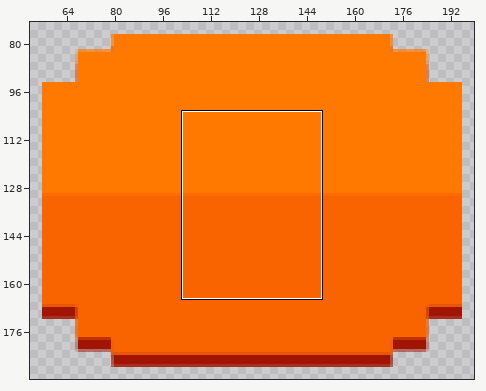
Two states of a sprite sheet, miniMancera/Support/Assets/assetSprites.xcassets/ReformaCrossing.spriteatlas/assetReformaCrossingStop5.imageset/assetReformaCrossingStop5@3x.png. The first picture is a wide view before the edit; the outline marks the close-up.
Close-up. Before the commit:
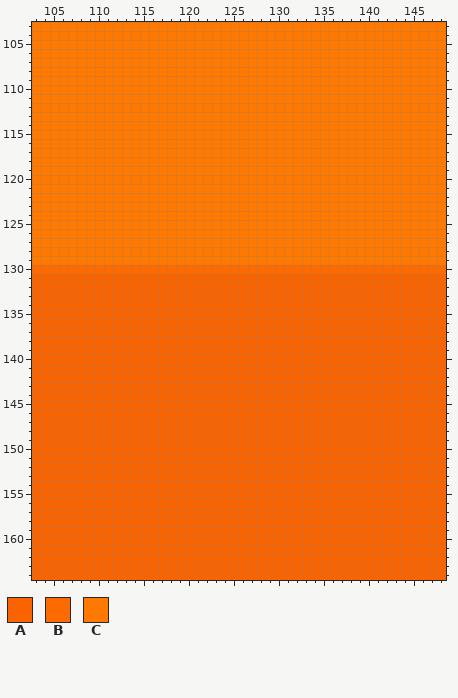
The file is 250x250 pixels. Pixels under 10% opacity are left out. Colours within 5 levels of each other are drawn and written as one. Shown: x 103..148, y 103..164. The wide view leaves out empty margins.
Palette (. is transparent): A #fa6400  B #fc6a00  C #ff7800
Pixels before (only the part around the change), first column x 106:
103 CCCCCCCCCCCCCCCCCCCCCCCCCCCCCCCCCCCCCCCCCCC
104 CCCCCCCCCCCCCCCCCCCCCCCCCCCCCCCCCCCCCCCCCCC
105 CCCCCCCCCCCCCCCCCCCCCCCCCCCCCCCCCCCCCCCCCCC
106 CCCCCCCCCCCCCCCCCCCCCCCCCCCCCCCCCCCCCCCCCCC
107 CCCCCCCCCCCCCCCCCCCCCCCCCCCCCCCCCCCCCCCCCCC
108 CCCCCCCCCCCCCCCCCCCCCCCCCCCCCCCCCCCCCCCCCCC
109 CCCCCCCCCCCCCCCCCCCCCCCCCCCCCCCCCCCCCCCCCCC
110 CCCCCCCCCCCCCCCCCCCCCCCCCCCCCCCCCCCCCCCCCCC
111 CCCCCCCCCCCCCCCCCCCCCCCCCCCCCCCCCCCCCCCCCCC
112 CCCCCCCCCCCCCCCCCCCCCCCCCCCCCCCCCCCCCCCCCCC
113 CCCCCCCCCCCCCCCCCCCCCCCCCCCCCCCCCCCCCCCCCCC
114 CCCCCCCCCCCCCCCCCCCCCCCCCCCCCCCCCCCCCCCCCCC
115 CCCCCCCCCCCCCCCCCCCCCCCCCCCCCCCCCCCCCCCCCCC
116 CCCCCCCCCCCCCCCCCCCCCCCCCCCCCCCCCCCCCCCCCCC
117 CCCCCCCCCCCCCCCCCCCCCCCCCCCCCCCCCCCCCCCCCCC
118 CCCCCCCCCCCCCCCCCCCCCCCCCCCCCCCCCCCCCCCCCCC
119 CCCCCCCCCCCCCCCCCCCCCCCCCCCCCCCCCCCCCCCCCCC
120 CCCCCCCCCCCCCCCCCCCCCCCCCCCCCCCCCCCCCCCCCCC
121 CCCCCCCCCCCCCCCCCCCCCCCCCCCCCCCCCCCCCCCCCCC
122 CCCCCCCCCCCCCCCCCCCCCCCCCCCCCCCCCCCCCCCCCCC
123 CCCCCCCCCCCCCCCCCCCCCCCCCCCCCCCCCCCCCCCCCCC
124 CCCCCCCCCCCCCCCCCCCCCCCCCCCCCCCCCCCCCCCCCCC
125 CCCCCCCCCCCCCCCCCCCCCCCCCCCCCCCCCCCCCCCCCCC
126 CCCCCCCCCCCCCCCCCCCCCCCCCCCCCCCCCCCCCCCCCCC
127 CCCCCCCCCCCCCCCCCCCCCCCCCCCCCCCCCCCCCCCCCCC
128 CCCCCCCCCCCCCCCCCCCCCCCCCCCCCCCCCCCCCCCCCCC
129 CCCCCCCCCCCCCCCCCCCCCCCCCCCCCCCCCCCCCCCCCCC
130 BBBBBBBBBBBBBBBBBBBBBBBBBBBBBBBBBBBBBBBBBBB
131 AAAAAAAAAAAAAAAAAAAAAAAAAAAAAAAAAAAAAAAAAAA
132 AAAAAAAAAAAAAAAAAAAAAAAAAAAAAAAAAAAAAAAAAAA
133 AAAAAAAAAAAAAAAAAAAAAAAAAAAAAAAAAAAAAAAAAAA
134 AAAAAAAAAAAAAAAAAAAAAAAAAAAAAAAAAAAAAAAAAAA
135 AAAAAAAAAAAAAAAAAAAAAAAAAAAAAAAAAAAAAAAAAAA
136 AAAAAAAAAAAAAAAAAAAAAAAAAAAAAAAAAAAAAAAAAAA
137 AAAAAAAAAAAAAAAAAAAAAAAAAAAAAAAAAAAAAAAAAAA
138 AAAAAAAAAAAAAAAAAAAAAAAAAAAAAAAAAAAAAAAAAAA
139 AAAAAAAAAAAAAAAAAAAAAAAAAAAAAAAAAAAAAAAAAAA
140 AAAAAAAAAAAAAAAAAAAAAAAAAAAAAAAAAAAAAAAAAAA
141 AAAAAAAAAAAAAAAAAAAAAAAAAAAAAAAAAAAAAAAAAAA
142 AAAAAAAAAAAAAAAAAAAAAAAAAAAAAAAAAAAAAAAAAAA
143 AAAAAAAAAAAAAAAAAAAAAAAAAAAAAAAAAAAAAAAAAAA
144 AAAAAAAAAAAAAAAAAAAAAAAAAAAAAAAAAAAAAAAAAAA
145 AAAAAAAAAAAAAAAAAAAAAAAAAAAAAAAAAAAAAAAAAAA
146 AAAAAAAAAAAAAAAAAAAAAAAAAAAAAAAAAAAAAAAAAAA
147 AAAAAAAAAAAAAAAAAAAAAAAAAAAAAAAAAAAAAAAAAAA
148 AAAAAAAAAAAAAAAAAAAAAAAAAAAAAAAAAAAAAAAAAAA
149 AAAAAAAAAAAAAAAAAAAAAAAAAAAAAAAAAAAAAAAAAAA
150 AAAAAAAAAAAAAAAAAAAAAAAAAAAAAAAAAAAAAAAAAAA
151 AAAAAAAAAAAAAAAAAAAAAAAAAAAAAAAAAAAAAAAAAAA
152 AAAAAAAAAAAAAAAAAAAAAAAAAAAAAAAAAAAAAAAAAAA
153 AAAAAAAAAAAAAAAAAAAAAAAAAAAAAAAAAAAAAAAAAAA
154 AAAAAAAAAAAAAAAAAAAAAAAAAAAAAAAAAAAAAAAAAAA
155 AAAAAAAAAAAAAAAAAAAAAAAAAAAAAAAAAAAAAAAAAAA
156 AAAAAAAAAAAAAAAAAAAAAAAAAAAAAAAAAAAAAAAAAAA
157 AAAAAAAAAAAAAAAAAAAAAAAAAAAAAAAAAAAAAAAAAAA
158 AAAAAAAAAAAAAAAAAAAAAAAAAAAAAAAAAAAAAAAAAAA
159 AAAAAAAAAAAAAAAAAAAAAAAAAAAAAAAAAAAAAAAAAAA
160 AAAAAAAAAAAAAAAAAAAAAAAAAAAAAAAAAAAAAAAAAAA
161 AAAAAAAAAAAAAAAAAAAAAAAAAAAAAAAAAAAAAAAAAAA
162 AAAAAAAAAAAAAAAAAAAAAAAAAAAAAAAAAAAAAAAAAAA
163 AAAAAAAAAAAAAAAAAAAAAAAAAAAAAAAAAAAAAAAAAAA
164 AAAAAAAAAAAAAAAAAAAAAAAAAAAAAAAAAAAAAAAAAAA
And afterwards:
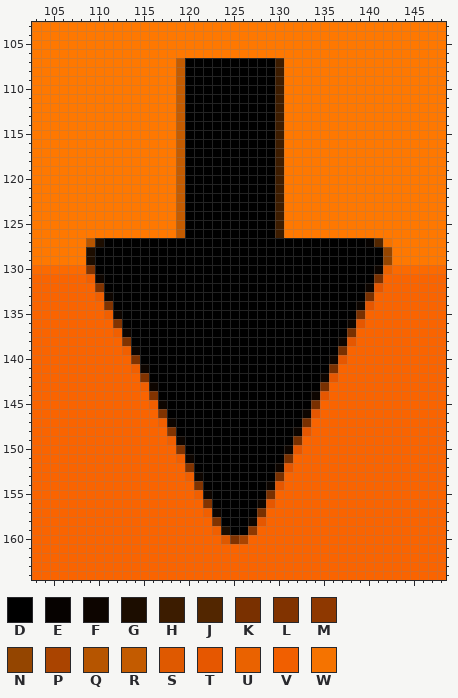
Colours new in this view: D #000000  E #060200  F #0d0500  G #1c0d00  H #3c1c00  J #522600  K #793000  L #813300  M #8e3800  N #944500  P #aa4400  Q #b65500  R #c35b00  S #df5900  T #e65700  U #ea6200  V #f15f00  W #f57300
Author's note on the commit: blocking stop button
Edits made:
y 107..126: x 119..130 CCCCCCCCCCCC -> RDDDDDDDDDDH
y 127: x 109..142 CCCCCCCCCCCCCCCCCCCCCCCCCCCCCCCCCC -> QGDDDDDDDDDDDDDDDDDDDDDDDDDDDDDEJW
y 128..129: x 109..142 CCCCCCCCCCCCCCCCCCCCCCCCCCCCCCCCCC -> GDDDDDDDDDDDDDDDDDDDDDDDDDDDDDDDDN
y 130: x 109..142 BBBBBBBBBBBBBBBBBBBBBBBBBBBBBBBBBB -> LDDDDDDDDDDDDDDDDDDDDDDDDDDDDDDDFU
y 131: x 109..141 AAAAAAAAAAAAAAAAAAAAAAAAAAAAAAAAA -> VFDDDDDDDDDDDDDDDDDDDDDDDDDDDDDDK
y 132: x 110..141 AAAAAAAAAAAAAAAAAAAAAAAAAAAAAAAA -> LDDDDDDDDDDDDDDDDDDDDDDDDDDDDDFT
y 133: x 110..140 AAAAAAAAAAAAAAAAAAAAAAAAAAAAAAA -> VFDDDDDDDDDDDDDDDDDDDDDDDDDDDDK
y 134: x 111..140 AAAAAAAAAAAAAAAAAAAAAAAAAAAAAA -> LDDDDDDDDDDDDDDDDDDDDDDDDDDDFT
y 135: x 111..139 AAAAAAAAAAAAAAAAAAAAAAAAAAAAA -> VFDDDDDDDDDDDDDDDDDDDDDDDDDDK
y 136: x 112..139 AAAAAAAAAAAAAAAAAAAAAAAAAAAA -> LDDDDDDDDDDDDDDDDDDDDDDDDDFT
y 137: x 112..138 AAAAAAAAAAAAAAAAAAAAAAAAAAA -> VFDDDDDDDDDDDDDDDDDDDDDDDDK
y 138: x 113..138 AAAAAAAAAAAAAAAAAAAAAAAAAA -> LDDDDDDDDDDDDDDDDDDDDDDDFT
y 139: x 113..137 AAAAAAAAAAAAAAAAAAAAAAAAA -> VFDDDDDDDDDDDDDDDDDDDDDDK
y 140: x 114..137 AAAAAAAAAAAAAAAAAAAAAAAA -> LDDDDDDDDDDDDDDDDDDDDDFT
y 141: x 114..136 AAAAAAAAAAAAAAAAAAAAAAA -> VFDDDDDDDDDDDDDDDDDDDDK
y 142: x 115..136 AAAAAAAAAAAAAAAAAAAAAA -> LDDDDDDDDDDDDDDDDDDDFT
y 143: x 115..135 AAAAAAAAAAAAAAAAAAAAA -> VFDDDDDDDDDDDDDDDDDDK
y 144: x 116..135 AAAAAAAAAAAAAAAAAAAA -> LDDDDDDDDDDDDDDDDDFT
y 145: x 116..134 AAAAAAAAAAAAAAAAAAA -> VFDDDDDDDDDDDDDDDDK
y 146: x 117..134 AAAAAAAAAAAAAAAAAA -> LDDDDDDDDDDDDDDDFT
y 147: x 117..133 AAAAAAAAAAAAAAAAA -> VFDDDDDDDDDDDDDDK
y 148: x 118..133 AAAAAAAAAAAAAAAA -> LDDDDDDDDDDDDDFT
y 149: x 118..132 AAAAAAAAAAAAAAA -> VFDDDDDDDDDDDDK
y 150: x 119..132 AAAAAAAAAAAAAA -> LDDDDDDDDDDDFT
y 151: x 119..131 AAAAAAAAAAAAA -> VFDDDDDDDDDDK
y 152: x 120..131 AAAAAAAAAAAA -> LDDDDDDDDDFT
y 153: x 120..130 AAAAAAAAAAA -> VFDDDDDDDDK
y 154: x 121..130 AAAAAAAAAA -> LDDDDDDDFT
y 155: x 121..129 AAAAAAAAA -> VFDDDDDDK
y 156: x 122..129 AAAAAAAA -> LDDDDDFT
y 157: x 122..128 AAAAAAA -> VFDDDDK
y 158: x 123..128 AAAAAA -> LDDDFT
y 159: x 123..127 AAAAA -> VGDDM
y 160: x 124..126 AAA -> SLP
Pixel boxes of the changes (left, top, right, bottom) in both close-ups:
changed: (86, 58, 392, 544)
